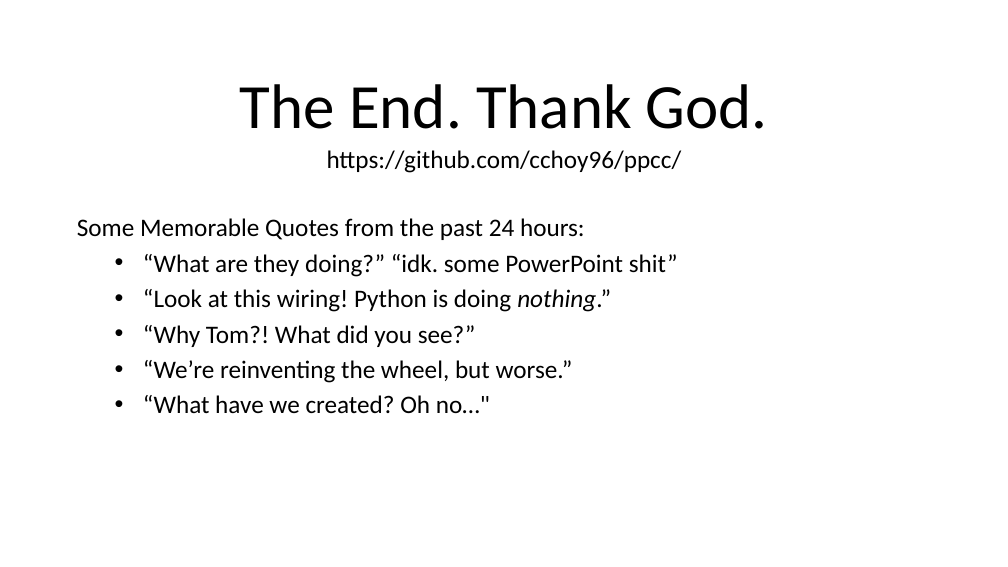
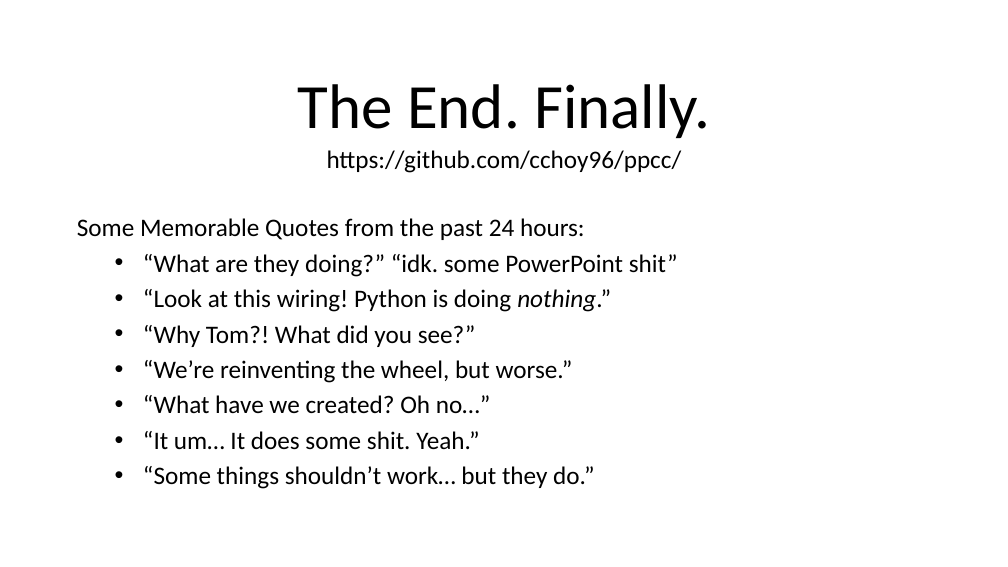
Before and after one commit to cdchoy/ppcc, a slide deck: slide 11 of presentation.pptx (slide 8 before the commit). Drawn at 1008x567 pixels with LibreOffice and Linux fonts; fonts in the diff are those of the drawing. Boxes give left, top, right and bottom in pixels: in the first picture for what was removed or moved away, otherwise in the second. Text is boxed around its words. In the diff, an @@ line names an element or a change of style, - is before the commit and + after.

```diff
--- a/presentation.pptx
+++ b/presentation.pptx
@@ title at (298, 84, 710, 138): text changed @@
-The End. Thank God.
+The End. Finally.
@@ text at (143, 395, 595, 489): text changed @@
-  • “What have we created? Oh no…"
+  • “What have we created? Oh no…”
+  • “It um… It does some shit. Yeah.”
+  • “Some things shouldn’t work… but they do.”
```
Also in this commit, not shown: 4 other slides changed, 4 slides added, 1 slide removed.
